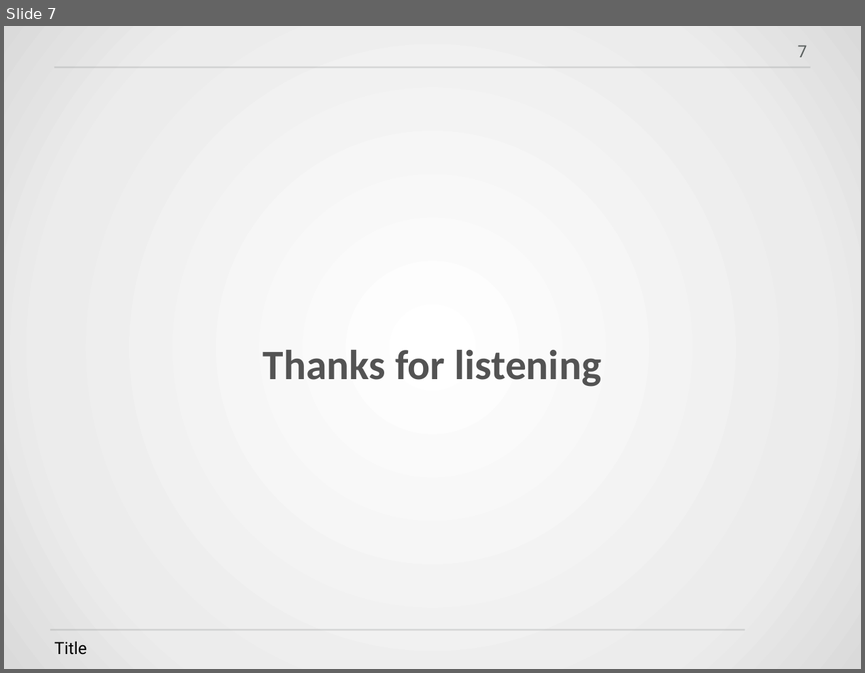
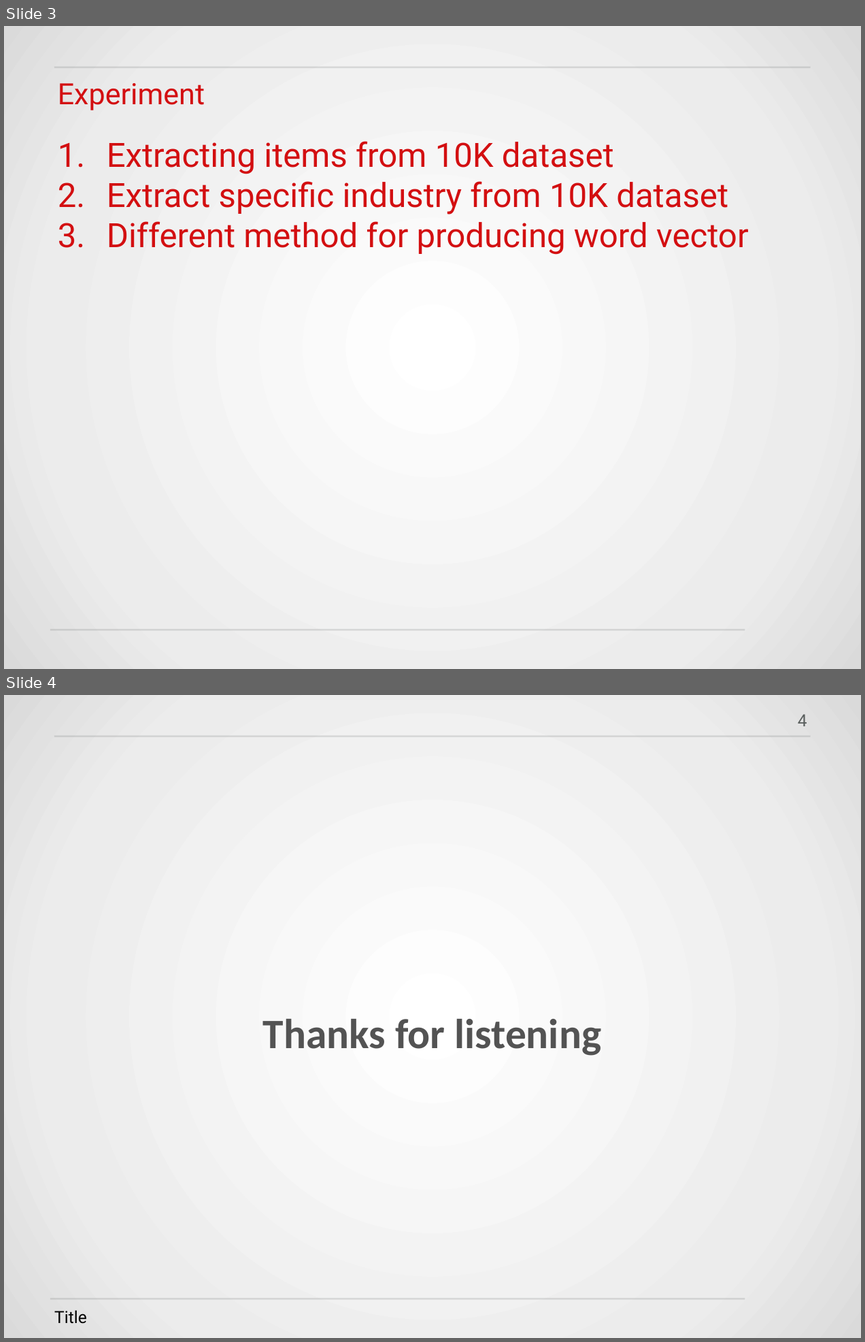
Before and after one commit to HWTeng-Teaching/202409-ML-FinTech, a slide deck: projects/6_基於ESG語氣用字的投資策略報酬預測.pptx. Shown one above the other, each under a label of ours: slide 7 before the commit, slides 3 and 4 after it. The pictures are 865x673 and 865x1342 pixels, drawn with LibreOffice and Linux fonts; fonts in the diff are those of the drawing; background and template pictures are left out. Boxes give left, top, right and bottom in pixels: in the first picture for what was removed or moved away, otherwise in the second. Text is boxed around its words. In the diff, an @@ line names an element or a change of style, - is before the commit and + after.

```diff
--- a/projects/6_基於ESG語氣用字的投資策略報酬預測.pptx
+++ b/projects/6_基於ESG語氣用字的投資策略報酬預測.pptx
@@ slide 3 added at (x1=4, y1=26, x2=861, y2=669), background gradient #FFFFFF to #ECECEC to #DADADA; not listed: 2 template elements that a slide beside it also shows @@
@@ text added at (x1=58, y1=83, x2=205, y2=110), 35 pt, text #D30F11 @@
+Experiment
@@ text added at (x1=107, y1=141, x2=749, y2=254), 40 pt, text #D30F11 @@
+1. Extracting items from 10K dataset
+2. Extract specific industry from 10K dataset
+3. Different method for producing word vector
@@ what was slide 7 is now slide 4 @@
@@ page number at (x1=798, y1=714, x2=807, y2=726): text changed @@
-7
+4
```
Also in this commit, not shown: 2 slides changed, 4 slides removed.
